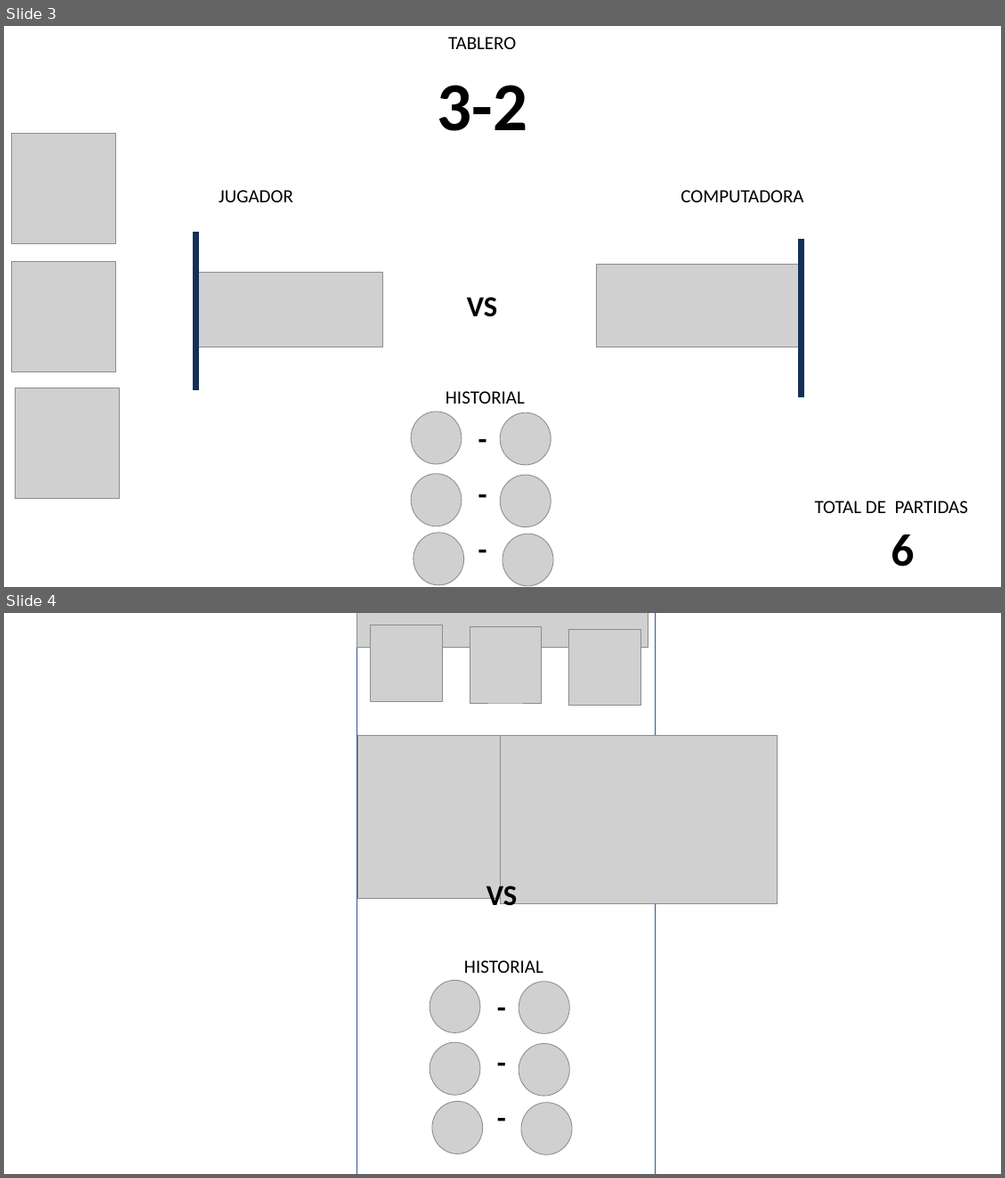
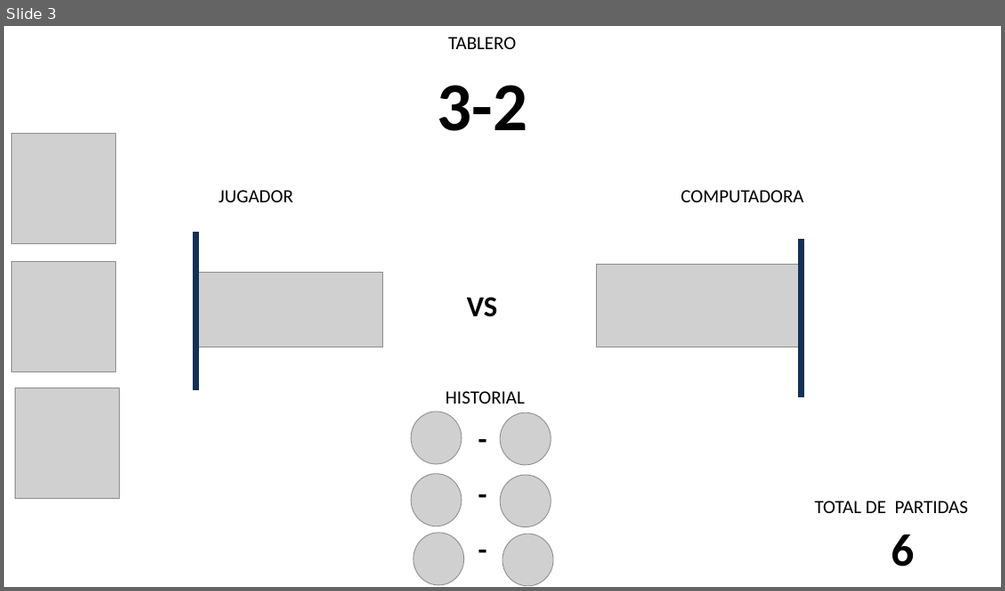
Before and after one commit to Diariela22/pruebamanitos, a slide deck: Presentation1.pptx. Shown one above the other, each under a label of ours: slides 3 and 4 before the commit, slide 3 after it. The pictures are 1005x1178 and 1005x591 pixels, drawn with LibreOffice and Linux fonts; fonts in the diff are those of the drawing; grey boxes stand for pictures; background and template pictures are left out. Boxes give left, top, right and bottom in pixels: in the first picture for what was removed or moved away, otherwise in the second. Text is boxed around its words. In the diff, an @@ line names an element or a change of style, - is before the commit and + after.

```diff
--- a/Presentation1.pptx
+++ b/Presentation1.pptx
@@ slide 4 removed at (4,613,1001,1174), background #FFFFFF @@
@@ rectangle removed at (357,613,655,1174) @@
@@ picture removed at (357,613,647,648) @@
@@ picture removed at (371,625,442,701) @@
@@ picture removed at (469,626,542,703) @@
@@ picture removed at (568,629,640,705) @@
@@ picture removed at (358,736,591,898) @@
@@ picture removed at (501,735,777,904) @@
@@ text removed at (486,881,517,912) @@
-VS
@@ picture removed at (429,981,480,1032) @@
@@ text removed at (464,960,543,973) @@
-HISTORIAL
@@ text removed at (489,985,513,1027) @@
--
@@ picture removed at (518,980,571,1034) @@
@@ picture removed at (429,1042,480,1094) @@
@@ text removed at (489,1041,513,1083) @@
--
@@ picture removed at (518,1042,571,1096) @@
@@ picture removed at (432,1102,483,1153) @@
@@ text removed at (489,1095,513,1138) @@
--
@@ picture removed at (520,1101,574,1156) @@
```
Also in this commit, not shown: 1 slide added.
